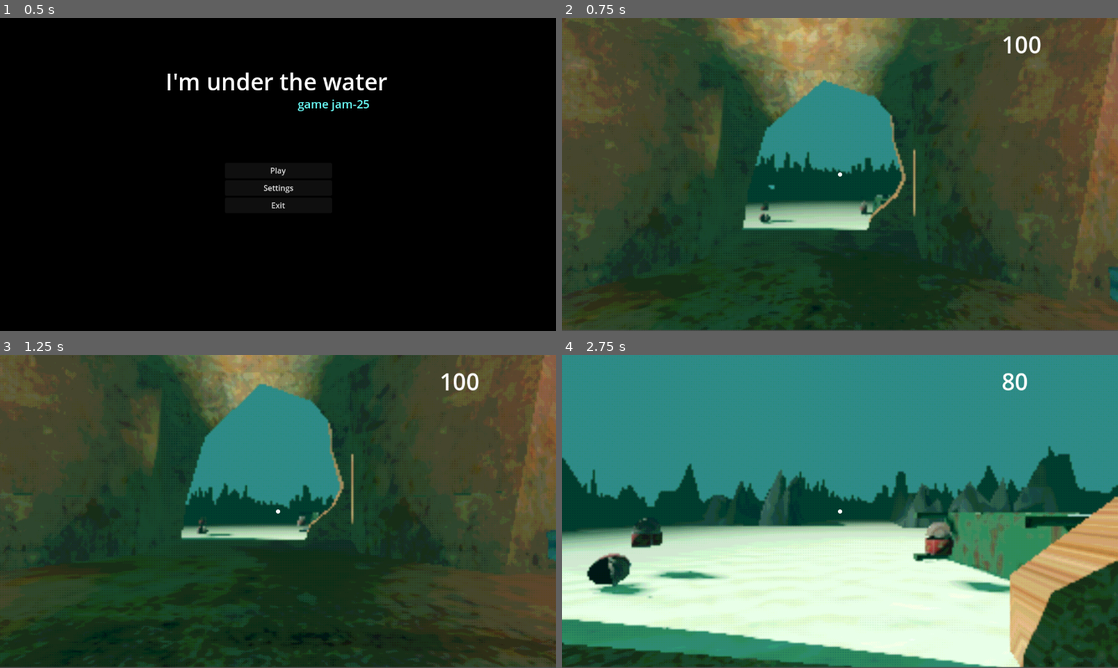
Above: before the commit, frames 1-4 (two rows, left to right).
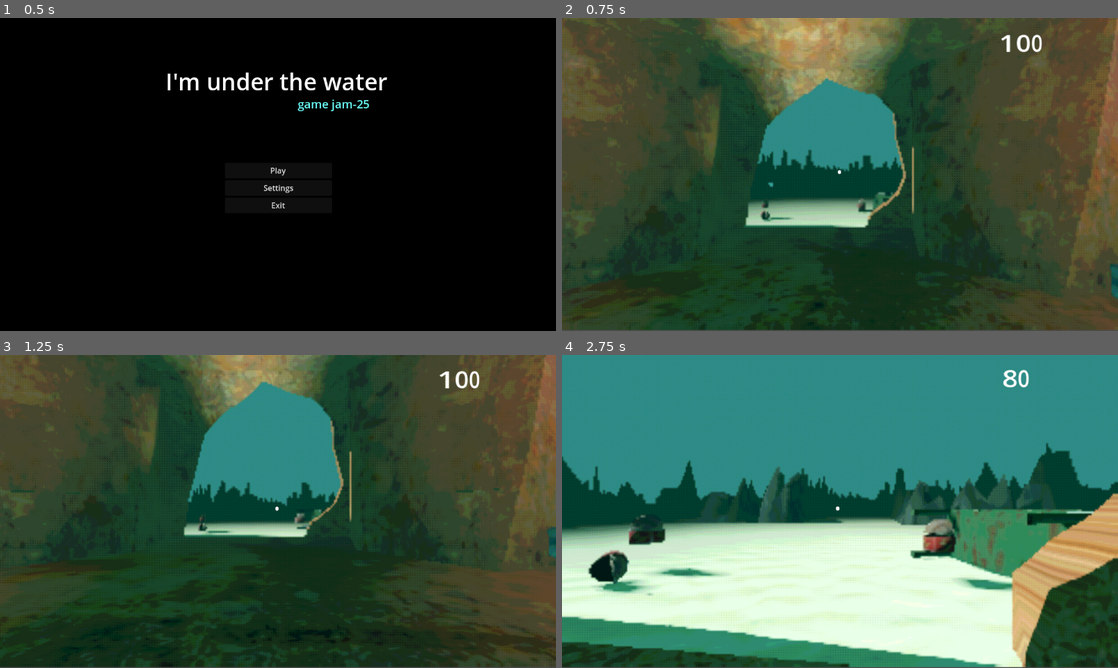
Above: after the commit, the same moments.

Repository: useronym/BubbleGameJam
Game: Godot game, scene res://scenes/mainMenu.tscn
Same seed, same stepped clock (60 frames per second), same inputs: the game is played once before the commit and once after it.
Inputs (mouse positions are in pixels of both pictures, inside the frame that each line leads up to):
- Up to frame 1 (0.5 s): no input
- Up to frame 2 (0.75 s): click "Play" at 0.5 s
- Up to frame 3 (1.25 s): no input
- Up to frame 4 (2.75 s): tap Enter at 1.25 s; move the mouse to (867, 511) at 1.27 s; hold W (up) from 1.28 s (still down); tap E (interact) at 1.35, 2.1 s; move the mouse to (812, 511) at 2.02 s

Frame 1 is identical in both runs. In frame 2, 2.9% of the frame differs, in the area x 1-100%, y 0-91%; in frame 3, 3.0%; in frame 4, 8.8%, in the area x 0-100%, y 4-100%.

Commit message:
Updating water wobble shader

Diff:
--- a/shaders/ps1.gdshader
+++ b/shaders/ps1.gdshader
@@ -8,6 +8,7 @@
 uniform bool dithering = true;
 uniform int colors : hint_range(1, MAXCOLORS) = 12;
 uniform int dither_size: hint_range(1, 8) = 1;
+uniform sampler2D noise_tex;
 
 float dithering_pattern(ivec2 fragcoord) {
 	const float pattern[] = {
@@ -52,8 +53,17 @@
 }
 
 void fragment() {
-	vec4 raw = texture(TEXTURE, SCREEN_UV);
+	vec2 screen_uv = SCREEN_UV;
 	ivec2 uv = ivec2(FRAGCOORD.xy / float(dither_size));
+
+	float noise = texture(noise_tex, fract(0.01f*screen_uv + vec2(0.00001f*TIME, 0.00025f*TIME))).r;
+	noise = smoothstep(0.0, 1.0, noise);
+	vec2 diff_scale = vec2(noise * 50.0, 1.0);
+	screen_uv += vec2(0.005, 0.01) * sin(diff_scale*screen_uv + 0.5f*TIME);
+
+	vec4 raw = texture(TEXTURE, screen_uv);
+
+	//uv += ivec2(10.0*sin(diff_scale*screen_uv + 0.5f*TIME));
 
 	if (enabled == true){
 		float dithering_value = 1.0;
Binary file added: shaders/damien-ramirez-cg-2.jpg
Not shown, added: shaders/damien-ramirez-cg-2.jpg.import
